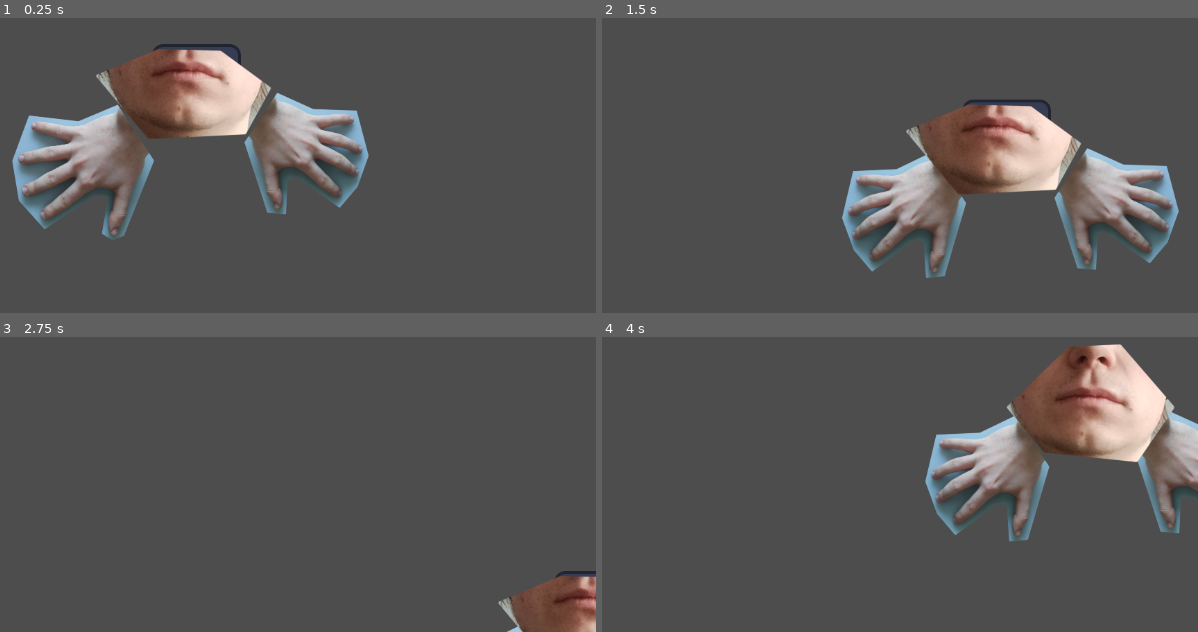
Above: before the commit, frames 1-4 (two rows, left to right).
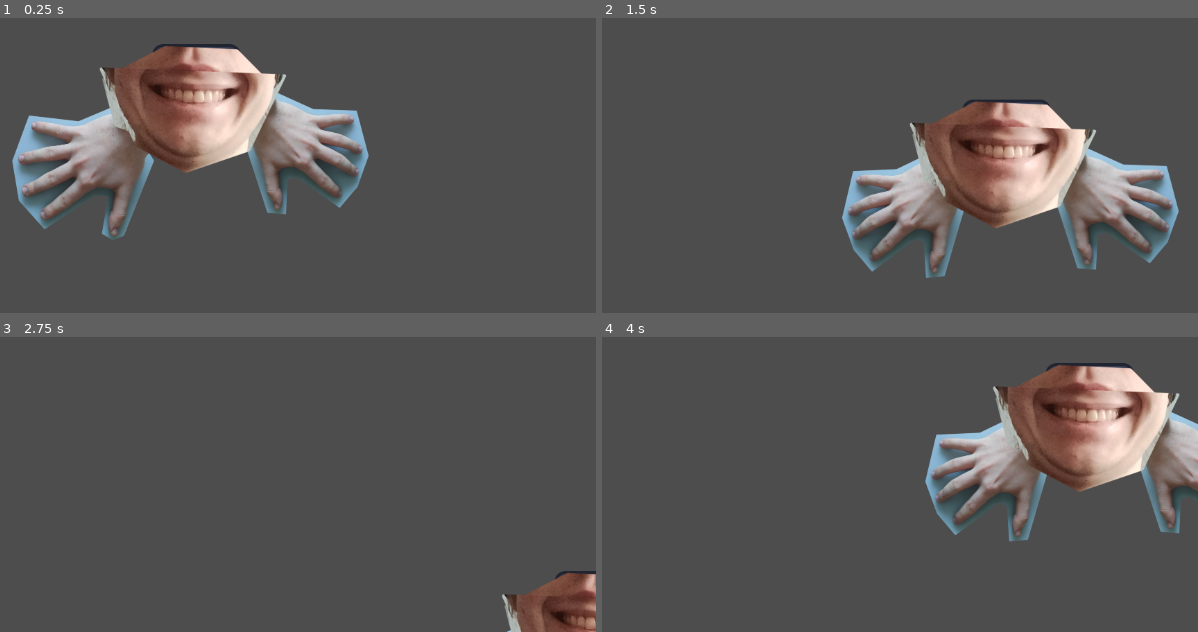
Above: after the commit, the same moments.

Repository: Rainy-Boy/GGJ_2026
Game: Godot game, scene res://Scenes/player_with_hands.tscn
The game is run twice, just before and just after one commit, with the same random seed, the same clock (stepped at 60 frames per second) and the same inputs. This scene is started directly instead of the project's main scene. The engine's default icon, where the game draws it, is replaced by a stand-in: a white triangle on a blue panel in a dark square.
Inputs:
- Up to frame 1 (0.25 s): no input
- Up to frame 2 (1.5 s): hold Right (ui_right) 0.53-1.28 s; hold Down (ui_down) from 1.28 s (still down)
- Up to frame 3 (2.75 s): release Down (ui_down) at 2.03 s; hold Right (ui_right) from 2.03 s (still down)
- Up to frame 4 (4 s): release Right (ui_right) at 2.78 s; hold Up (ui_up) 2.78-3.53 s; hold Left (ui_left) from 3.53 s (still down)

The runs differ from the first frame. In frame 1, 6.0% of the frame differs, in the area x 16-48%, y 9-53%; in frame 2, 5.9%; in frame 3, 1.0%; in frame 4, 6.3%, in the area x 65-97%, y 2-53%.

Commit message:
Add smiling facemask

Diff:
--- a/ggj_2026/Scenes/player_with_hands.tscn
+++ b/ggj_2026/Scenes/player_with_hands.tscn
@@ -13,6 +13,9 @@
 [ext_resource type="Texture2D" uid="uid://cb04tiqesybxl" path="res://Assets/masks/covered_b0.png" id="8_xr841"]
 [ext_resource type="Texture2D" uid="uid://bxgj4apof7wqq" path="res://Assets/masks/covered_b1.png" id="9_tuwer"]
 [ext_resource type="Texture2D" uid="uid://oejx12t6ll5n" path="res://Assets/masks/covered_b2.png" id="10_x8gqx"]
+[ext_resource type="Texture2D" uid="uid://daox5vrq4jlv3" path="res://Assets/masks/similing0.png" id="14_ggr6v"]
+[ext_resource type="Texture2D" uid="uid://l6jkb5ui8ehd" path="res://Assets/masks/similing1.png" id="15_h22ql"]
+[ext_resource type="Texture2D" uid="uid://dgtpef68ognpr" path="res://Assets/masks/similing2.png" id="16_katr3"]
 
 [sub_resource type="SpriteFrames" id="SpriteFrames_dvchv"]
 animations = [{
@@ -82,6 +85,23 @@
 "speed": 5.0
 }]
 
+[sub_resource type="SpriteFrames" id="SpriteFrames_nlttd"]
+animations = [{
+"frames": [{
+"duration": 1.0,
+"texture": ExtResource("14_ggr6v")
+}, {
+"duration": 1.0,
+"texture": ExtResource("15_h22ql")
+}, {
+"duration": 1.0,
+"texture": ExtResource("16_katr3")
+}],
+"loop": true,
+"name": &"default",
+"speed": 5.0
+}]
+
 [node name="PlayerWithHands" type="Node2D" unique_id=417792850]
 
 [node name="Camera2D" type="Camera2D" parent="." unique_id=577140398]
@@ -109,10 +129,11 @@
 flip_v = true
 
 [node name="Neutral" type="AnimatedSprite2D" parent="Camera2D/Player" unique_id=585702787]
+position = Vector2(1, -1)
 sprite_frames = SubResource("SpriteFrames_ggr6v")
 autoplay = "default"
-frame = 1
-frame_progress = 0.0002766384
+frame = 2
+frame_progress = 0.7646668
 
 [node name="CoveredA" type="AnimatedSprite2D" parent="Camera2D/Player" unique_id=286243777]
 visible = false
@@ -131,3 +152,10 @@
 autoplay = "default"
 frame = 2
 frame_progress = 0.03148307
+
+[node name="Smiling" type="AnimatedSprite2D" parent="Camera2D/Player" unique_id=370957416]
+position = Vector2(-15, -18)
+sprite_frames = SubResource("SpriteFrames_nlttd")
+autoplay = "default"
+frame = 1
+frame_progress = 0.9311165
Binary file added: ggj_2026/Assets/masks/similing0.png
Not shown, added: ggj_2026/Assets/masks/similing0.png.import
Binary file added: ggj_2026/Assets/masks/similing1.png
Not shown, added: ggj_2026/Assets/masks/similing1.png.import
Binary file added: ggj_2026/Assets/masks/similing2.png
Not shown, added: ggj_2026/Assets/masks/similing2.png.import
